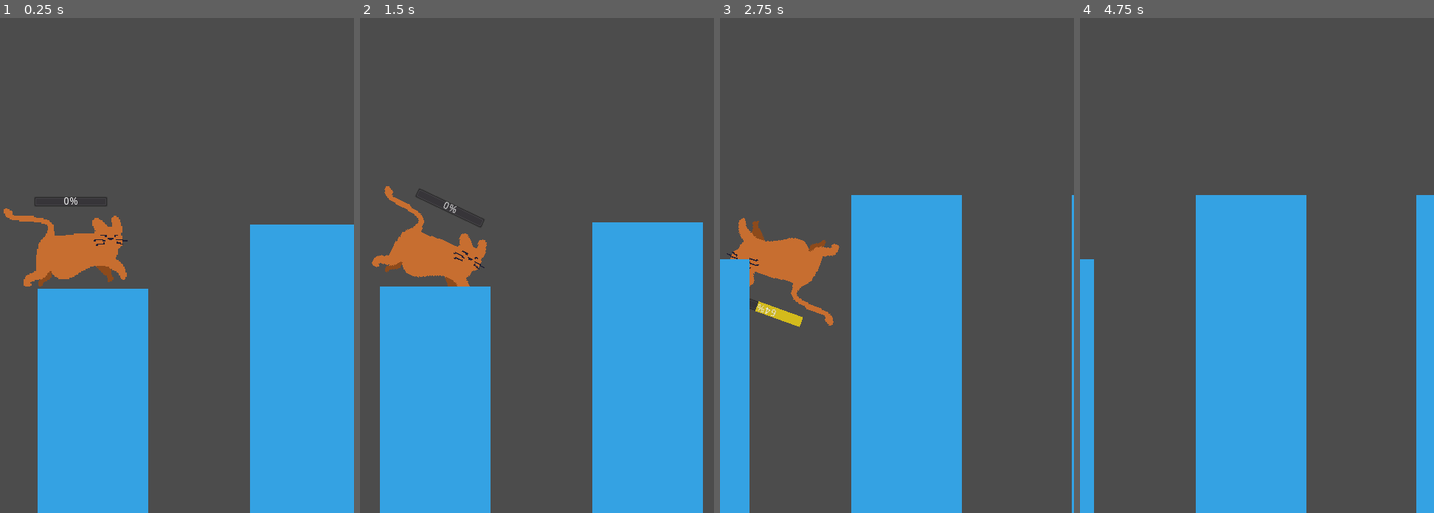
Above: before the commit, frames 1-4 (left to right).
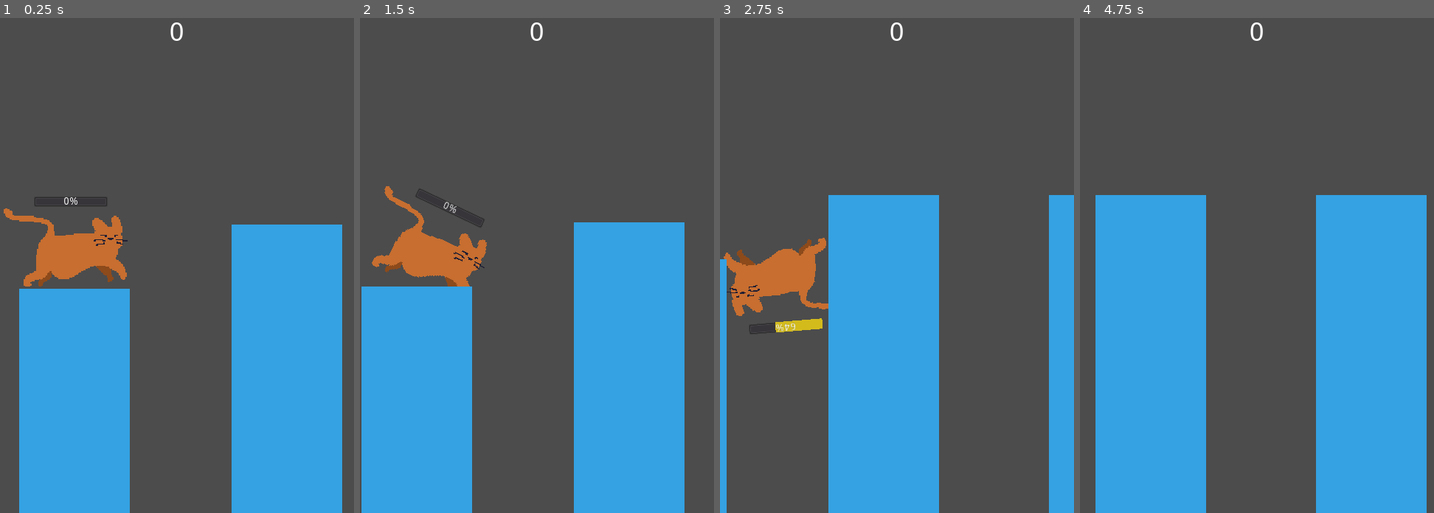
Above: after the commit, the same moments.

Repository: zMenta/Godot-Projects
Game: Godot game, scene res://Scenes/Main.tscn
Same seed, same stepped clock (60 frames per second), same inputs: the game is played once before the commit and once after it.
Inputs (mouse positions are in pixels of both pictures, inside the frame that each line leads up to):
- Up to frame 1 (0.25 s): no input
- Up to frame 2 (1.5 s): move the mouse to (614, 220) at 0.52 s; press the mouse at (614, 220) at 0.53 s; move the mouse to (466, 275) at 1.27 s; release the mouse at (466, 275) at 1.28 s; click (466, 275) at 1.35 s
- Up to frame 3 (2.75 s): move the mouse to (932, 131) at 2.02 s; press the mouse at (932, 131) at 2.03 s
- Up to frame 4 (4.75 s): move the mouse to (1239, 354) at 2.77 s; release the mouse at (1239, 354) at 2.78 s; click (1239, 354) at 2.85 s; move the mouse to (1363, 324) at 3.52 s; press the mouse at (1363, 324) at 3.53 s; move the mouse to (1150, 166) at 4.27 s; release the mouse at (1150, 166) at 4.28 s; click (1150, 166) at 4.35 s

The runs differ from the first frame. In frame 1, 9.8% of the frame differs, in the area x 5-100%, y 0-100%; in frame 2, 11%; in frame 3, 18%; in frame 4, 58%, in the area x 0-100%, y 0-100%.

Commit message:
CQ | Hud layout

Diff:
--- a/Compidi's Quest/Scenes/Main.tscn
+++ b/Compidi's Quest/Scenes/Main.tscn
@@ -1,15 +1,26 @@
-[gd_scene load_steps=4 format=2]
+[gd_scene load_steps=6 format=2]
 
 [ext_resource path="res://Scenes/Player.tscn" type="PackedScene" id=1]
 [ext_resource path="res://Scenes/Block.tscn" type="PackedScene" id=2]
 [ext_resource path="res://Scripts/Main.gd" type="Script" id=3]
+[ext_resource path="res://Assets/Fonts/ARIAL.TTF" type="DynamicFontData" id=4]
+
+[sub_resource type="DynamicFont" id=1]
+size = 35
+font_data = ExtResource( 4 )
 
 [node name="Main" type="Node"]
 script = ExtResource( 3 )
 block_scene = ExtResource( 2 )
 
+[node name="BlockPosition" type="Position2D" parent="."]
+position = Vector2( 16, 376 )
+
+[node name="PlayerPosition" type="Position2D" parent="."]
+position = Vector2( 55, 303 )
+
 [node name="Player" parent="." instance=ExtResource( 1 )]
-position = Vector2( 55, 303 )
+position = Vector2( 80, 303 )
 
 [node name="Camera" type="Camera2D" parent="Player"]
 offset = Vector2( 150, 0 )
@@ -18,8 +29,13 @@
 limit_top = -100
 limit_bottom = 720
 
-[node name="BlockPosition" type="Position2D" parent="."]
-position = Vector2( 16, 376 )
+[node name="Hud" type="CanvasLayer" parent="Player/Camera"]
 
-[node name="PlayerPosition" type="Position2D" parent="."]
-position = Vector2( 55, 303 )
+[node name="Label" type="Label" parent="Player/Camera/Hud"]
+anchor_right = 1.0
+margin_top = 48.0
+margin_bottom = 50.0
+custom_fonts/font = SubResource( 1 )
+text = "0"
+align = 1
+valign = 1
Binary file added: Compidi's Quest/Assets/Fonts/ARIAL.TTF
